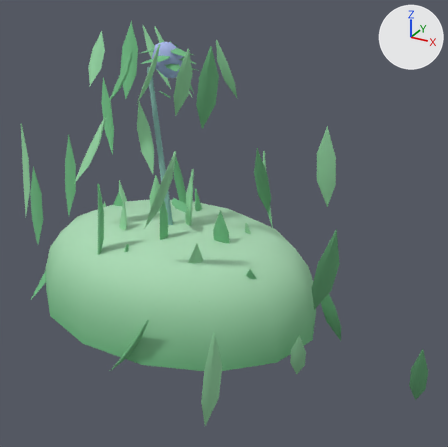
The glTF model web-forest/public/model/species/hygroamblystegium-varium.glb, before and after one commit.
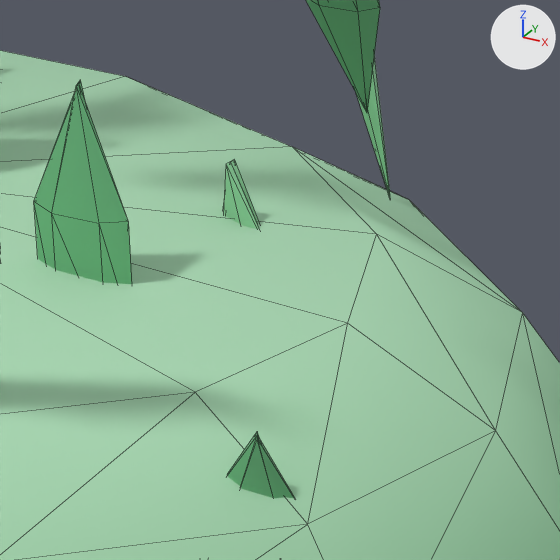
The first picture shows the older version from a 50 mm camera at (0.407, -0.612, 0.435) aimed at (0.063, 0.013, 0.122). The close-ups show the older and then the newer version on the part from 46% to 67% of the width and 44% to 65% of the height of that picture. Only the edits that show in the close-ups are written down. Arrows for +X, +Y and +Z are at upper right; the lights stay in place. The close-ups show mesh edges as thin lines. Where no turn or scale is listed for an object, it has been applied to the vertices. Vertices at exactly the same position are counted once.

Objects in the first close-up: 'cushion', 'p11', 'p14'.
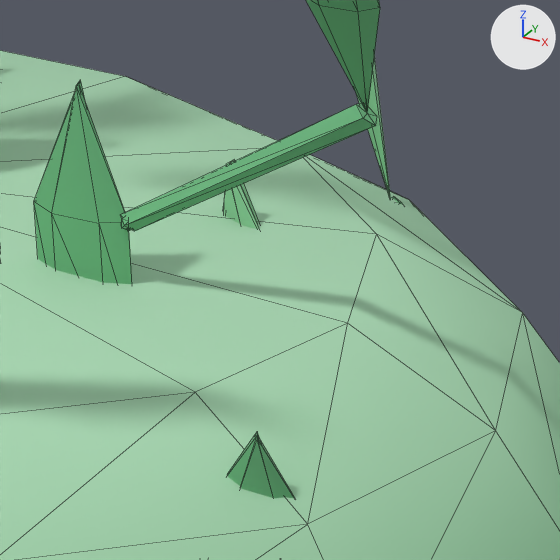
Changed parts and their boxes (x1, y1, x2, y2) in the close-ups (560 x 560 px):
```json
{"object": "p14", "change": "reshaped", "before": [306, 0, 380, 113], "after": [120, 0, 380, 231]}
{"part": 1, "of": "me_mesh_14", "change": "added", "after": [121, 218, 132, 231]}
{"part": 2, "of": "me_mesh_14", "change": "added", "after": [120, 104, 377, 231], "on screen": "green"}
```

Scene script edits in JSON lines:
```json
{"block": "me_mesh_14", "where": "# used by ob_p14; location = (-0.002, -0.0009, 0.1561)"}
{"op": "remove", "block": "me_mesh_14", "code": "me_mesh_14.from_pydata(...)  # 38 vertices, 60 faces; spans x -0.206..0.147, y -0.053..0.131, z 0.0..0.106"}
{"op": "add", "block": "me_mesh_14", "code": "me_mesh_14.from_pydata(...)  # 64 vertices, 104 faces; spans x -0.206..0.147, y -0.053..0.131, z -0.035..0.106"}
{"block": "me_mesh_14", "change": "me_mesh_14 part 1: a new loose piece, a UV sphere (6 segments, 3 rings, poles along z) spanning x 0.0838..0.0871, y -0.0112..-0.0083, z -0.0352..-0.0314, in mat_flat"}
{"block": "me_mesh_14", "change": "me_mesh_14 part 2"}
{"block": "me_mesh_14", "change": "12 vertices are added at x 0.084..0.139, y -0.012..-0.005, z -0.035..0.002"}
{"block": "me_mesh_14", "change": "20 new faces join them"}
```
